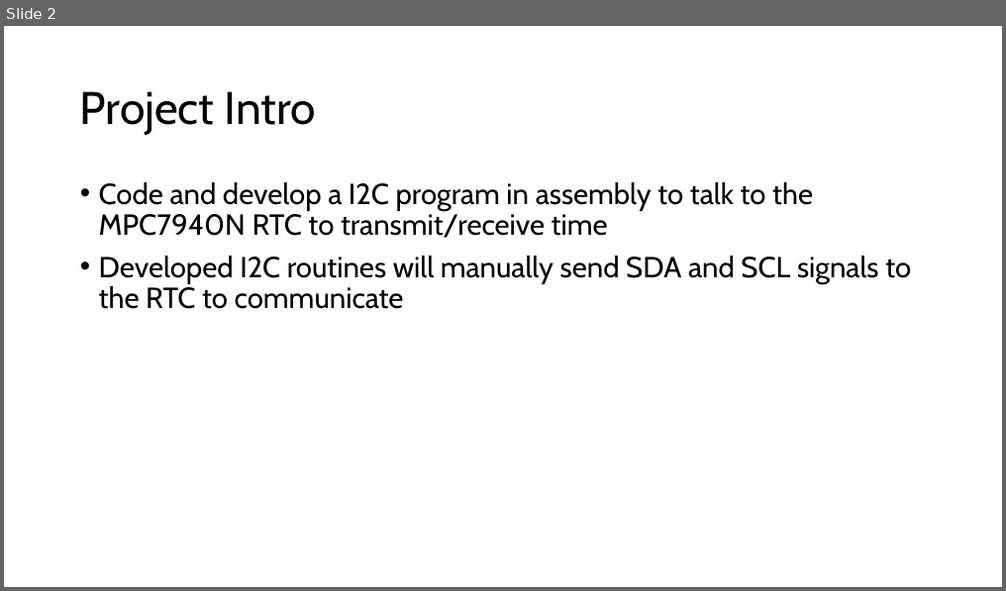
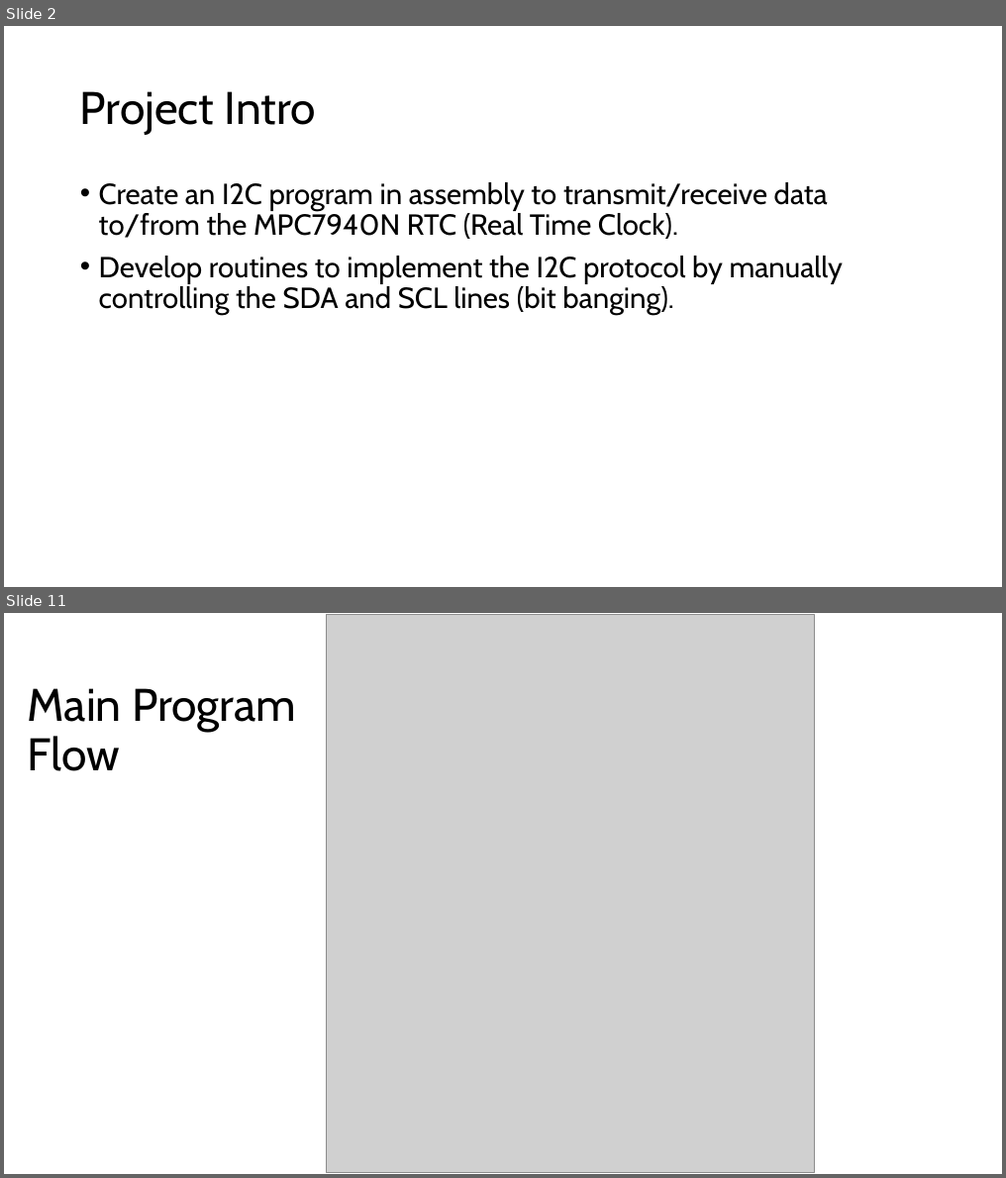
Before and after one commit to gjshort/EELE_465_project_2, a slide deck: docs/assets/EELE465 Project 2 - I2C Bit Banging.pptx. Shown one above the other, each under a label of ours: slide 2 before the commit, slides 2 and 11 after it; the slides between them are not shown. The pictures are 1006x591 and 1006x1178 pixels, drawn with LibreOffice and Linux fonts; fonts in the diff are those of the drawing; grey boxes stand for pictures. Boxes give left, top, right and bottom in pixels: in the first picture for what was removed or moved away, otherwise in the second. Text is boxed around its words. In the diff, an @@ line names an element or a change of style, - is before the commit and + after.

```diff
--- a/docs/assets/EELE465 Project 2 - I2C Bit Banging.pptx
+++ b/docs/assets/EELE465 Project 2 - I2C Bit Banging.pptx
@@ slide 11 added at (4,613,1002,1174), background #FFFFFF @@
@@ picture added at (327,615,815,1173) @@
@@ title added at (28,688,296,771), 44 pt, text #000000 @@
+Main Program
+Flow
@@ slide 2 changed as well @@
@@ text at (99,182,843,316): text changed @@
-• Code and develop a I2C program in assembly to talk to the MPC7940N RTC to transmit/receive time
-• Developed I2C routines will manually send SDA and SCL signals to the RTC to communicate
+• Create an I2C program in assembly to transmit/receive data to/from the MPC7940N RTC (Real Time Clock).
+• Develop routines to implement the I2C protocol by manually controlling the SDA and SCL lines (bit banging).
```
Also in this commit, not shown: 1 other slide changed, 12 other slides added, 6 other files.
